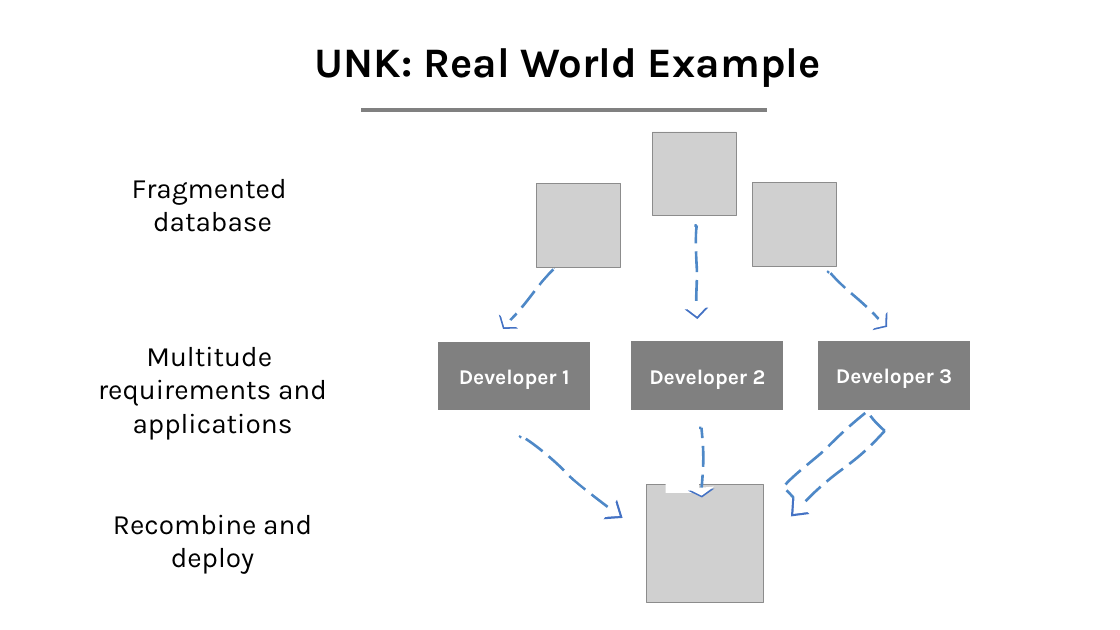
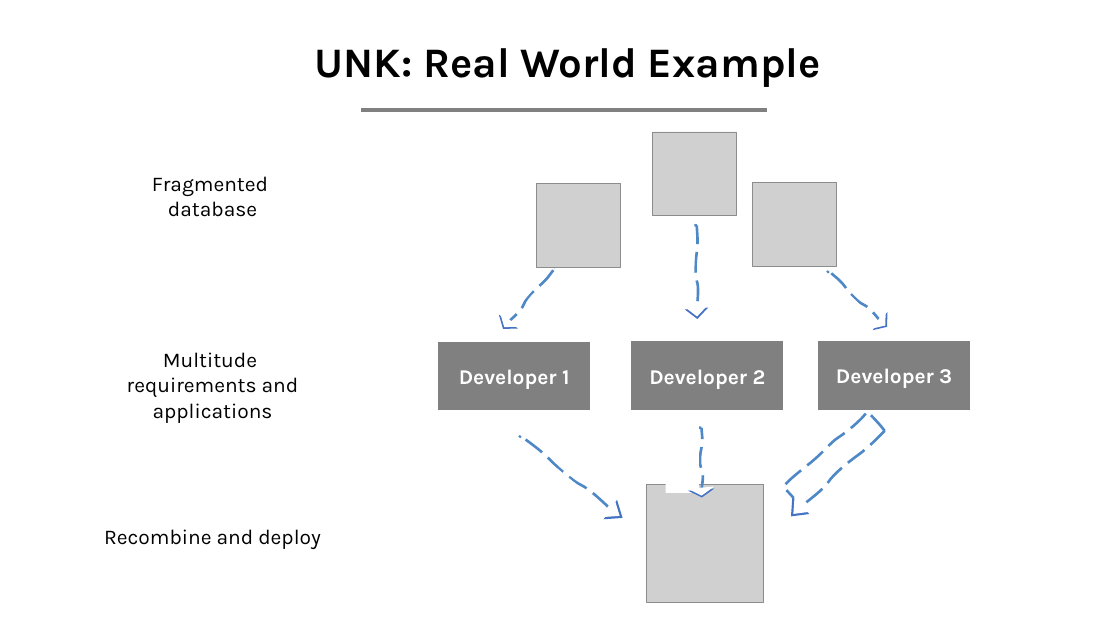
Before and after one commit to Harvard-IACS/2020-AC295, a slide deck: slide 5 of content/lectures/lecture1/presentation/lecture1_draft.pptx (slide 15 before the commit). Drawn at 1120x630 pixels with LibreOffice and Linux fonts; fonts in the diff are those of the drawing; grey boxes stand for pictures. Boxes give left, top, right and bottom in pixels: in the first picture for what was removed or moved away, otherwise in the second. Text is boxed around its words. In the diff, an @@ line names an element or a change of style, - is before the commit and + after.

```diff
--- a/content/lectures/lecture1/presentation/lecture1_draft.pptx
+++ b/content/lectures/lecture1/presentation/lecture1_draft.pptx
@@ text "Fragmented" at (104, 176, 321, 549): size 24 to 18 pt @@
@@ outline redrawn in 6 elements at (783, 411, 884, 506), (811, 271, 880, 340), (670, 225, 697, 308), (489, 251, 555, 322), (504, 436, 611, 529), (672, 428, 702, 490) @@
```
Also in this commit, not shown: 12 other slides changed, 1 slide added, 7 other files.
